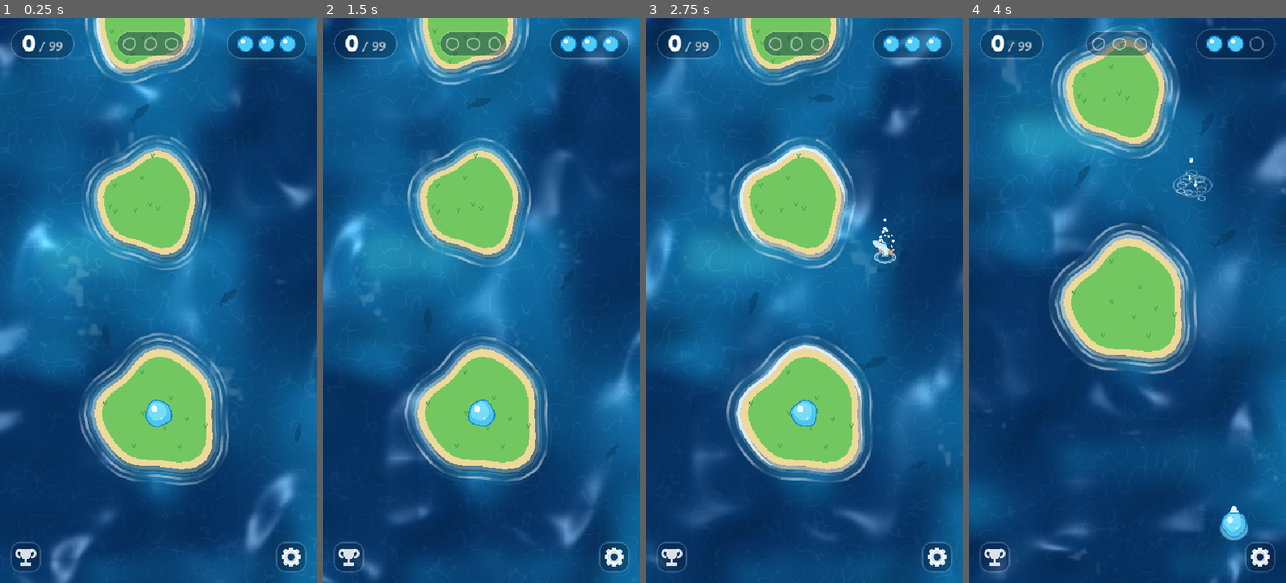
Above: before the commit, frames 1-4 (left to right).
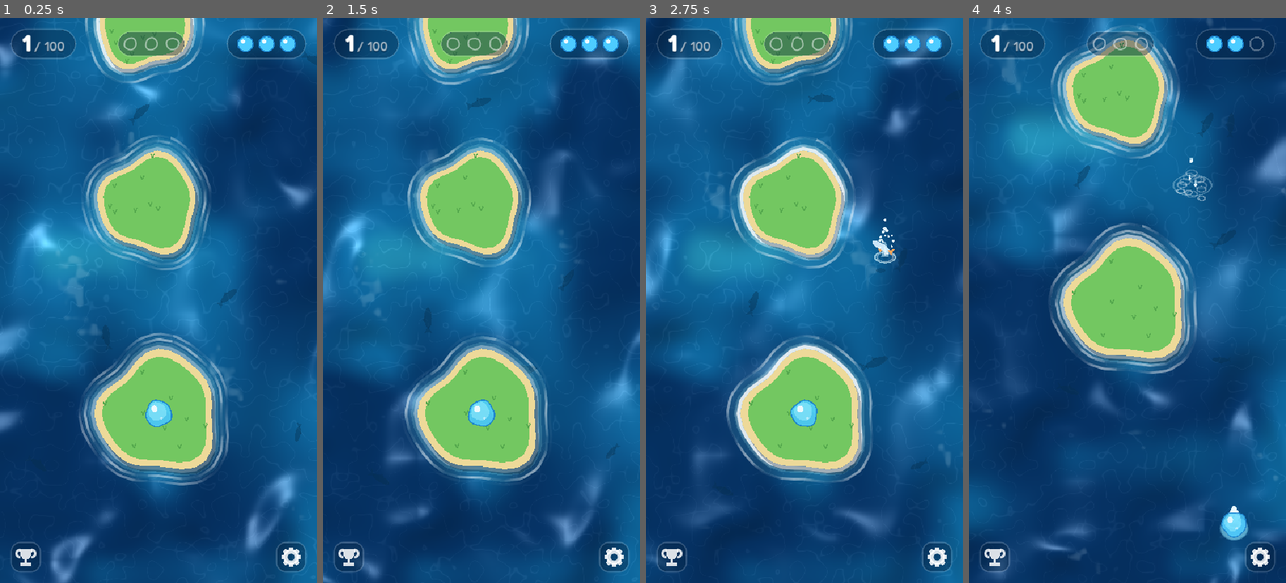
Above: after the commit, the same moments.

Repository: msagimbekov/ggjumps
Game: Godot game, scene res://scenes/main.tscn
Two runs of this game, one before a commit and one after it. Both use one fixed random seed, a clock stepped at 60 frames per second and the inputs below.
Inputs (mouse positions are in pixels of both pictures, inside the frame that each line leads up to):
- Up to frame 1 (0.25 s): no input
- Up to frame 2 (1.5 s): move the mouse to (551, 272) at 0.52 s; click (551, 272) at 0.67 s; drag from (418, 328) to (465, 413) at 1.27 s
- Up to frame 3 (2.75 s): move the mouse to (836, 176) at 2.02 s; click (836, 176) at 2.17 s
- Up to frame 4 (4 s): drag from (1111, 413) to (1032, 215) at 2.77 s; move the mouse to (1222, 385) at 3.52 s; click (1222, 385) at 3.67 s

The runs differ from the first frame. In frame 1, 0.4% of the frame differs, in the area x 6-59%, y 2-8%; in frame 2, 0.4%; in frame 3, 0.4%; in frame 4, 0.4%.

Commit message:
Count islands (1/100 to 100/100) and add bubble colours
- The counter shows the island reached, starting at 1 / 100; game over shows x / 100
  islands under a bigger Splash! title
- Settings: pick the bubble colour (Lagoon blue by default, Seafoam, Coral) from live
  bubble previews; the bubble, its wake, the lives icons and the life drops follow it
- Settings file keeps both the audio and the look sections when either is saved

Co-Authored-By: Claude Opus 5.5 <noreply@anthropic.com>

Diff:
--- a/project.godot
+++ b/project.godot
@@ -11,7 +11,7 @@
 [application]
 
 config/name="GG Jumps"
-config/version="0.1.5"
+config/version="0.1.6"
 run/main_scene="res://scenes/main.tscn"
 config/features=PackedStringArray("4.5", "GL Compatibility")
 config/icon="res://icon.svg"
--- a/scripts/bubble.gd
+++ b/scripts/bubble.gd
@@ -1,6 +1,8 @@
 class_name Bubble
 extends Node2D
 ## The player: a small liquid bubble. Purely visual; main.gd moves it and sets height/pull/sink.
+
+const Skins := preload("res://scripts/skins.gd")
 
 const R := 22.0
 const PULL_REF := 160.0
@@ -55,7 +57,7 @@
 		for k in REFLECTION_LAYERS:
 			var u := float(k) / (REFLECTION_LAYERS - 1)
 			var rr := R * rs * (1.0 + blur * (1.0 - u))
-			draw_circle(Vector2.ZERO, rr, Color(0.55, 0.9, 1.0, base / REFLECTION_LAYERS * 1.8))
+			draw_circle(Vector2.ZERO, rr, Color(Skins.color("glow"), base / REFLECTION_LAYERS * 1.8))
 
 	var offset := Vector2(0, -height * 46) + pull * 0.18
 	var angle := 0.0
@@ -76,10 +78,10 @@
 	var core := PackedVector2Array()
 	for q in pts:
 		core.append(q * 0.7 + Vector2(-2.0, -3.5))
-	draw_colored_polygon(pts, Color(0.30, 0.80, 1.0, 0.9 * al))
-	draw_colored_polygon(core, Color(0.62, 0.95, 1.0, 0.5 * al))
+	draw_colored_polygon(pts, Color(Skins.color("body"), 0.9 * al))
+	draw_colored_polygon(core, Color(Skins.color("core"), 0.5 * al))
 	var ring := pts.duplicate()
 	ring.append(pts[0])
-	draw_polyline(ring, Color(0.10, 0.50, 0.80, 0.9 * al), 2.0)
+	draw_polyline(ring, Color(Skins.color("rim"), 0.9 * al), 2.0)
 	draw_circle(Vector2(-7, -8), 5.5, Color(1, 1, 1, 0.85 * al))
 	draw_circle(Vector2(5, 8), 2.4, Color(1, 1, 1, 0.5 * al))
--- a/scripts/fx.gd
+++ b/scripts/fx.gd
@@ -2,6 +2,8 @@
 extends Node2D
 ## Drag indicator, rings and water splashes, drawn above the land and below the bubble.
 ## Rings on the water surface go on a layer under the islands, so land hides them.
+
+const Skins := preload("res://scripts/skins.gd")
 
 const GRAVITY := 900.0
 const ARC_COUNT := 7
@@ -132,7 +134,7 @@
 	var side := tail_dir.orthogonal()
 	var length := Bubble.R * (2.0 + 1.2 * tail_power)  # from just behind the bubble centre
 	var alpha := 0.75 + 0.25 * tail_power
-	_wake(back, side, length, Bubble.R * 0.95, 1.7, Color(0.55, 0.9, 1.0, alpha))
+	_wake(back, side, length, Bubble.R * 0.95, 1.7, Color(Skins.color("glow"), alpha))
 	_wake(back, side, length * 0.8, Bubble.R * 0.4, 1.4, Color(0.95, 1.0, 1.0, alpha * 0.8))
 
 
--- a/scripts/hud.gd
+++ b/scripts/hud.gd
@@ -3,6 +3,7 @@
 ## Jump counter, lives, progress and the end-of-run card. Redraws only when something changed.
 
 const FONT := preload("res://fonts/Fredoka.ttf")
+const Skins := preload("res://scripts/skins.gd")
 const TOOL_SIZE := 46.0
 const DROPS_SLOTS := 3
 const MAX_ICONS := 4  # more lives than this are shown as a number
@@ -10,7 +11,7 @@
 const GLASS := Color(0.02, 0.14, 0.26, 0.42)
 
 var best := 0
-var total := 99
+var total := 100  # islands
 var lives := 3
 var max_lives := 3
 var title := ""
@@ -138,8 +139,8 @@
 func _draw() -> void:
 	var top := top_inset + 18.0
 
-	# Score pill: big jump count, muted total.
-	var num := str(best)
+	# Score pill: the island the bubble has reached (the start is island 1), muted total.
+	var num := str(best + 1)
 	var num_w := _bold.get_string_size(num, HORIZONTAL_ALIGNMENT_LEFT, -1, 40).x
 	var tot := " / %d" % total
 	var tot_w := _medium.get_string_size(tot, HORIZONTAL_ALIGNMENT_LEFT, -1, 22).x
@@ -210,15 +211,15 @@
 		var card := Rect2(size.x * 0.5 - 220.0, size.y * 0.5 - 150.0, 440.0, 270.0)
 		draw_style_box(_card, card)
 		_text_c(_bold, card.position.y + 105.0, title, 64, Color.WHITE)
-		_text_c(_medium, card.position.y + 160.0, "%d / %d jumps" % [best, total], 28, Color(0.72, 0.92, 1.0))
+		_text_c(_medium, card.position.y + 160.0, "%d / %d islands" % [best + 1, total], 28, Color(0.72, 0.92, 1.0))
 		_text_c(_medium, card.position.y + 225.0, subtitle, 24, Color(1, 1, 1, 0.7))
 
 
 ## One life: the player's bubble in miniature, or a hollow ring for a lost one.
 func _life_bubble(c: Vector2, full: bool) -> void:
 	if full:
-		draw_circle(c, 13.0, Color(0.30, 0.80, 1.0))
-		draw_arc(c, 13.0, 0.0, TAU, 24, Color(0.10, 0.50, 0.80), 2.0)
+		draw_circle(c, 13.0, Skins.color("body"))
+		draw_arc(c, 13.0, 0.0, TAU, 24, Skins.color("rim"), 2.0)
 		draw_circle(c + Vector2(-4, -4), 3.5, Color(1, 1, 1, 0.9))
 	else:
 		draw_arc(c, 11.0, 0.0, TAU, 24, Color(1, 1, 1, 0.3), 2.5)
--- a/scripts/main.gd
+++ b/scripts/main.gd
@@ -146,7 +146,7 @@
 	add_child(ui)
 	_hud = Hud.new()
 	_hud.mouse_filter = Control.MOUSE_FILTER_IGNORE
-	_hud.total = TOTAL_JUMPS
+	_hud.total = TOTAL_JUMPS + 1  # islands, the start one included
 	_hud.max_lives = START_LIVES
 	ui.add_child(_hud)
 	_hud.set_anchors_and_offsets_preset(Control.PRESET_FULL_RECT)
@@ -181,6 +181,7 @@
 	_modals.layer = 20
 	add_child(_modals)
 	_settings.modal_parent = _modals
+	_settings.on_skin_change = _on_skin_change
 
 
 ## Same layout on every device: one seeded RNG, always drawing the same numbers per attempt.
@@ -863,9 +864,16 @@
 	_respawn()
 
 
+## A new bubble colour: redraw the drops on islands that are not animating right now.
+func _on_skin_change() -> void:
+	for l in lands:
+		if l.pickup:
+			l.pickup.queue_redraw()
+
+
 ## Out of lives: watch an ad for one more life, or start over.
 func _show_game_over() -> void:
-	var g := GameOver.new(best, TOTAL_JUMPS)
+	var g := GameOver.new(best + 1, TOTAL_JUMPS + 1)
 	g.watch_ad.connect(_show_ad)
 	g.retry.connect(_restart)
 	_modals.add_child(g)
--- a/scripts/pickup.gd
+++ b/scripts/pickup.gd
@@ -7,9 +7,9 @@
 enum State { IDLE, COLLECTED, GONE }
 
 const FONT := preload("res://fonts/Fredoka.ttf")
+const Skins := preload("res://scripts/skins.gd")
 const COLLECT_TIME := 0.9
 const VANISH_TIME := 0.5
-const BUBBLE := Color(0.30, 0.80, 1.0)
 const GOLD := Color(1.0, 0.82, 0.25)
 
 var kind := Kind.LIFE
@@ -34,7 +34,7 @@
 
 
 func _tone() -> Color:
-	return BUBBLE if kind == Kind.LIFE else GOLD
+	return Skins.color("body") if kind == Kind.LIFE else GOLD
 
 
 ## Collected: pops up and fades, with a ring, sparkles and a floating note.
@@ -134,7 +134,8 @@
 
 ## A small liquid drop in the player's colours: a wobbling, gently squashing blob, never a
 ## perfect circle. `fill` 0 is just a faint outline. `phase` keeps neighbours out of step.
-static func draw_bubble(ci: CanvasItem, pos: Vector2, r: float, fill: float, alpha: float, phase := 0.0) -> void:
+## In the current bubble colour, or in skin `skin` (the settings previews).
+static func draw_bubble(ci: CanvasItem, pos: Vector2, r: float, fill: float, alpha: float, phase := 0.0, skin := -1) -> void:
 	var t := Time.get_ticks_msec() * 0.001 + phase
 	var wob := lerpf(0.5, 1.0, fill)  # empty slots stay calmer
 	var squash := 0.07 * wob * sin(t * 2.3)
@@ -143,14 +144,14 @@
 		var a := TAU * n / 24.0
 		var rr := r * (1.0 + wob * (0.09 * sin(a * 2.0 + t * 3.1) + 0.06 * sin(a * 3.0 - t * 2.4) + 0.035 * sin(a * 5.0 + t * 4.2)))
 		pts.append(pos + Vector2(cos(a) * rr * (1.0 + squash), sin(a) * rr * (1.0 - squash)))
-	var line := Color(1, 1, 1, 0.5).lerp(Color(0.10, 0.50, 0.80), fill)
+	var line := Color(1, 1, 1, 0.5).lerp(Skins.color("rim", skin), fill)
 	line.a *= alpha
 	if fill > 0.0:
-		ci.draw_colored_polygon(pts, Color(0.30, 0.80, 1.0, 0.95 * fill * alpha))
+		ci.draw_colored_polygon(pts, Color(Skins.color("body", skin), 0.95 * fill * alpha))
 		var core := PackedVector2Array()
 		for q in pts:
 			core.append(pos + (q - pos) * 0.68 + Vector2(-0.1, -0.16) * r)
-		ci.draw_colored_polygon(core, Color(0.62, 0.95, 1.0, 0.5 * fill * alpha))
+		ci.draw_colored_polygon(core, Color(Skins.color("core", skin), 0.5 * fill * alpha))
 		ci.draw_circle(pos + Vector2(-0.33, -0.36) * r, r * 0.22, Color(1, 1, 1, 0.85 * fill * alpha))
 		ci.draw_circle(pos + Vector2(0.24, 0.4) * r, r * 0.1, Color(1, 1, 1, 0.5 * fill * alpha))
 	var loop := PackedVector2Array(pts)
--- a/scripts/settings.gd
+++ b/scripts/settings.gd
@@ -1,15 +1,17 @@
 class_name SettingsPanel
 extends Control
-## Gear button in the bottom-right corner; it opens the Settings window (sound for now: music
-## and effects volume, each with an icon that mutes it and brings the old volume back).
+## Gear button in the bottom-right corner; it opens the Settings window: the bubble colour, and
+## music and effects volume (each with an icon that mutes it and brings the old volume back).
 ## Taps come from main.gd through handle(), before the game sees them.
 
 const Modal := preload("res://scripts/ui/modal.gd")
 const SoundRow := preload("res://scripts/ui/sound_row.gd")
+const SkinRow := preload("res://scripts/ui/skin_row.gd")
 const BUTTON := 52.0
 
 var sound: Sound
 var modal_parent: Node  # layer the window opens in
+var on_skin_change: Callable  # the bubble colour was changed
 var bottom_inset := 0.0  # home indicator / nav bar, in viewport units
 var is_open := false
 
@@ -43,6 +45,13 @@
 		return
 	is_open = true
 	var m := Modal.new("Settings")
+	var look := Label.new()
+	look.text = "Bubble"
+	look.theme_type_variation = "MutedLabel"
+	m.content.add_child(look)
+	var skins := SkinRow.new()
+	skins.on_change = on_skin_change
+	m.content.add_child(skins)
 	var heading := Label.new()
 	heading.text = "Sound"
 	heading.theme_type_variation = "MutedLabel"
--- /dev/null
+++ b/scripts/skins.gd
@@ -0,0 +1,33 @@
+extends RefCounted
+## Bubble colours the player can pick in Settings. The player's bubble, its jump wake, the
+## lives icons and the life drops all use the current one. Saved in user://settings.cfg.
+## Preloaded by path (no class_name: that would change the OTA build shape).
+
+const SETTINGS := "user://settings.cfg"
+## body: the liquid; core: the lighter inside; rim: the outline; glow: wake and reflection.
+const SKINS := [
+	{"name": "Lagoon", "body": Color(0.30, 0.80, 1.0), "core": Color(0.62, 0.95, 1.0), "rim": Color(0.10, 0.50, 0.80), "glow": Color(0.55, 0.90, 1.0)},
+	{"name": "Seafoam", "body": Color(0.38, 0.86, 0.66), "core": Color(0.72, 0.98, 0.86), "rim": Color(0.12, 0.52, 0.40), "glow": Color(0.62, 0.95, 0.80)},
+	{"name": "Coral", "body": Color(1.0, 0.60, 0.50), "core": Color(1.0, 0.84, 0.76), "rim": Color(0.76, 0.32, 0.28), "glow": Color(1.0, 0.78, 0.70)},
+]
+
+static var current := 0
+static var _loaded := false
+
+
+static func pick(i: int) -> void:
+	current = clampi(i, 0, SKINS.size() - 1)
+	_loaded = true
+	var cfg := ConfigFile.new()
+	cfg.load(SETTINGS)  # keep the other settings in the file
+	cfg.set_value("look", "skin", current)
+	cfg.save(SETTINGS)
+
+
+static func color(part: String, skin := -1) -> Color:
+	if not _loaded:
+		_loaded = true
+		var cfg := ConfigFile.new()
+		if cfg.load(SETTINGS) == OK:
+			current = clampi(int(cfg.get_value("look", "skin", 0)), 0, SKINS.size() - 1)
+	return SKINS[current if skin < 0 else skin][part]
--- a/scripts/sound.gd
+++ b/scripts/sound.gd
@@ -85,6 +85,7 @@
 ## Writes the volumes to disk (called when the settings panel closes or a slider is let go).
 func save() -> void:
 	var cfg := ConfigFile.new()
+	cfg.load(SETTINGS)  # keep the other settings in the file
 	cfg.set_value("audio", "music", music_volume)
 	cfg.set_value("audio", "sfx", sfx_volume)
 	cfg.set_value("audio", "music_prev", _music_prev)
--- a/scripts/ui/game_over.gd
+++ b/scripts/ui/game_over.gd
@@ -6,13 +6,14 @@
 signal retry
 
 
-func _init(jumps: int, total: int) -> void:
+func _init(islands: int, total: int) -> void:
 	super("Splash!", 440.0, false)
+	_title.add_theme_font_size_override("font_size", 58)
 	var line := Label.new()
 	line.text = "Out of lives"
 	content.add_child(line)
 	var score := Label.new()
-	score.text = "%d / %d jumps" % [jumps, total]
+	score.text = "%d / %d islands" % [islands, total]
 	score.theme_type_variation = "BigLabel"
 	content.add_child(score)
 	var ad := Button.new()
--- /dev/null
+++ b/scripts/ui/skin_row.gd
@@ -0,0 +1,52 @@
+extends Control
+## Settings: the bubble in each colour, side by side; tap one to wear it.
+
+const Skins := preload("res://scripts/skins.gd")
+const FONT := preload("res://fonts/Fredoka.ttf")
+const MINT := Color(0.55, 0.93, 0.72)
+const R := 26.0
+
+var on_change: Callable  # called after a new colour is picked
+var _font: FontVariation
+
+
+func _init() -> void:
+	custom_minimum_size = Vector2(0, 112)
+	mouse_filter = MOUSE_FILTER_STOP
+	_font = FontVariation.new()
+	_font.base_font = FONT
+	_font.variation_opentype = {TextServerManager.get_primary_interface().name_to_tag("wght"): 600}
+
+
+func _centre(i: int) -> Vector2:
+	var step := size.x / Skins.SKINS.size()
+	return Vector2(step * (i + 0.5), 42.0)
+
+
+func _process(_delta: float) -> void:
+	queue_redraw()  # the bubbles wobble
+
+
+func _gui_input(event: InputEvent) -> void:
+	if event is InputEventMouseButton and event.button_index == MOUSE_BUTTON_LEFT and event.pressed:
+		for i in Skins.SKINS.size():
+			if event.position.distance_to(_centre(i)) < R + 22.0:
+				if i != Skins.current:
+					Skins.pick(i)
+					if on_change.is_valid():
+						on_change.call()
+				queue_redraw()
+		accept_event()
+
+
+func _draw() -> void:
+	Skins.color("body")  # loads the saved choice
+	for i in Skins.SKINS.size():
+		var c := _centre(i)
+		var chosen := i == Skins.current
+		if chosen:
+			draw_circle(c, R + 12.0, Color(MINT.r, MINT.g, MINT.b, 0.16))
+			draw_arc(c, R + 12.0, 0.0, TAU, 48, MINT, 3.0, true)
+		Pickup.draw_bubble(self, c, R, 1.0, 1.0, i * 1.7, i)
+		var name: String = Skins.SKINS[i]["name"]
+		draw_string(_font, Vector2(c.x - 60.0, 104.0), name, HORIZONTAL_ALIGNMENT_CENTER, 120.0, 20, Color.WHITE if chosen else Color(1, 1, 1, 0.55))
Not shown, added: scripts/skins.gd.uid
Not shown, added: scripts/ui/skin_row.gd.uid
